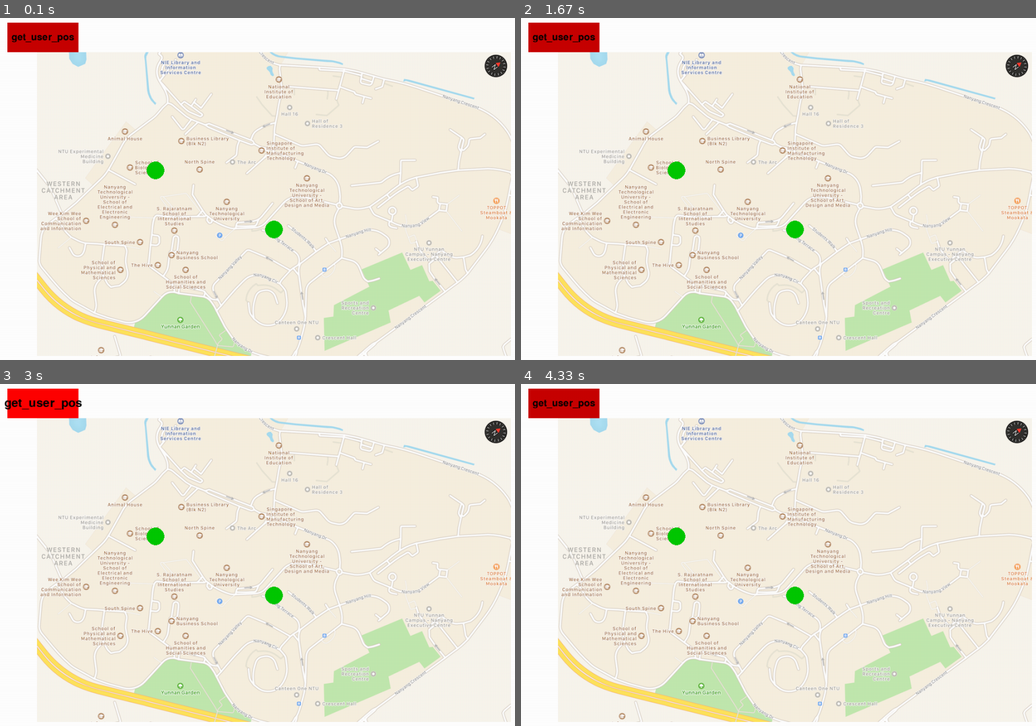
Above: before the commit, frames 1-4 (two rows, left to right).
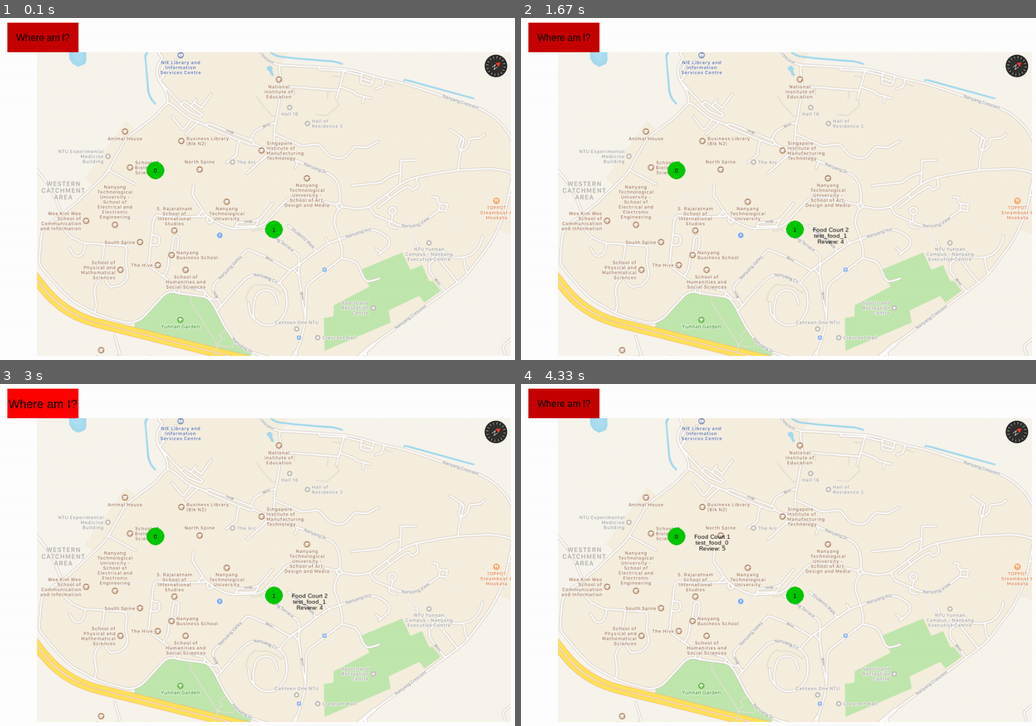
Above: after the commit, the same moments.

Repository: flint-xf-fan/CZ1003
Game: pygame game, started from app.py
Two runs of this game, one before a commit and one after it. Both use one fixed random seed, a clock stepped at 60 frames per second and the inputs below.
Inputs (mouse positions are in pixels of both pictures, inside the frame that each line leads up to):
- Up to frame 1 (0.1 s): no input
- Up to frame 2 (1.67 s): click (675, 168) at 0.38 s, where only the run after the commit has a clickable "0"; click (562, 38) at 0.72 s, where only the run after the commit has a clickable "Where am I?"; click (613, 141) at 1.05 s; click (793, 230) at 1.38 s, where only the run after the commit has a clickable "1"
- Up to frame 3 (3 s): click (41, 404) at 2.72 s, where only the run after the commit has a clickable "Where am I?"
- Up to frame 4 (4.33 s): click (716, 483) at 3.05 s; click (675, 534) at 3.88 s, where only the run after the commit has a clickable "0"

The runs differ from the first frame. In frame 1, 0.2% of the frame differs, in the area x 2-54%, y 4-63%; in frame 2, 0.4%; in frame 3, 0.4%, in the area x 0-64%, y 4-67%; in frame 4, 0.4%.

Commit message:
added interactive buttons for canteens

Diff:
--- a/app.py
+++ b/app.py
@@ -20,12 +20,21 @@
 CANTEENS_PATH = 'assets/canteens.csv'
 MAP_PATH = 'assets/NTUCampus_google.png'
 
-
-# necessary to display text to screen
-def text_objects(text, font):
-    textSurface = font.render(text, True, BLACK)
-    return textSurface, textSurface.get_rect()
-
+# # to be discarded
+# def text_objects(text, font):
+#     textSurface = font.render(text, True, BLACK)
+#     return textSurface, textSurface.get_rect()
+            # button_text = pygame.font.Font("freesansbold.ttf", button_h//3)
+        # textSurf, textRect = text_objects("Where am I?", button_text) ## maybe wrap those as a function
+        # textRect.center = (button_x+(button_w//2), button_y+(button_h//2))
+        # screen.blit(textSurf, textRect)
+
+def draw_text(screen, pos, text, size=5, color=BLACK):
+    # text_surface = pygame.font.Font(font, size).render(text, True, color)
+    text_surface = pygame.font.SysFont("arial", size).render(text, True, color)
+    text_rect = text_surface.get_rect()
+    text_rect.center = pos
+    screen.blit(text_surface, text_rect)
 
 
 ##### functionalities #####
@@ -37,12 +46,14 @@
     waiting = True
     print('Now click one point on the map to get your location')
     while waiting:
-        dt = clock.tick(30) / 1000  # Takes the time between each loop and convert to seconds.
+        dt = clock.tick(FPS) / 1000  # Takes the time between each loop and convert to seconds.
         time -= dt
         for event in pygame.event.get():
             if event.type == pygame.MOUSEBUTTONDOWN:
                 user_pos = event.pos
                 print('Your position is:', user_pos)
+                #
+                return user_pos
                 waiting = False
                 break
 
@@ -70,23 +81,42 @@
     canteens_list = []
 
     for _, row in df.iterrows():
-        canteens_list.append(Canteen(row['name'],
+        canteens_list.append(Canteen(row['id'],
+                                     row['name'],
                                      (row['pos_x'], row['pos_y']),
+                                     row['food_type'],
                                      row['review']))
 
     return canteens_list
 
 def draw_canteens(screen, canteens_list, color=LIGHT_GREEN, radius=15):
-    """
+    """ draw circles to represent the canteens.
+
+    right now only draw the canteen id on top of it. because name can be too lengthy
+    we may implement it an interactive button. So after the user clicks on it, we display the corresponding information
+
     args:
         screen: pygame screen object
         canteens_list: list of canteen objects
         positions: list of canteen positions in (x, y) coords
-    """
+
+    returns:
+        canteenButton_list: list of pygame.rect objects
+    """
+    canteenButton_list = []
+
     for i in range(len(canteens_list)):
         pos = canteens_list[i].pos
-        # name = canteens_list[i].name
+        name = canteens_list[i].name
+        canteen_id = str(canteens_list[i].id)
+
+        canteenButton_list.append(pygame.Rect(pos[0]-radius, pos[1]-radius, radius*2, radius*2))
         pygame.draw.circle(screen, color, pos, radius)
+        draw_text(screen, pos, canteen_id, 10)
+
+    return canteenButton_list
+
+
 
 ##### main program #####
 def main():
@@ -116,48 +146,77 @@
 
     # Loop until the user clicks the close button.
     done = False
-
+    dt = pygame.time.Clock().tick(FPS) / 1000
     while not done:
         for event in pygame.event.get():
             if event.type == pygame.QUIT:
                 done = True
 
-            # # obtain mouse position on click
+            # obtain mouse position on click
             if event.type == pygame.MOUSEBUTTONDOWN:
                 mouse_pos = event.pos  # gets mouse position
 
-                # checks if mouse position is over the button
-
+                # check if mouse position is over the get_user_pos button
                 if button_getUserPos.collidepoint(mouse_pos):
-                    # ask the user to click a position on the map
-                    get_user_pos(screen, 300)
+                    # ask the user to click a position on the map and store it for later use
+                    user_pos = get_user_pos(screen, 10)
+
+                # check if mouse position is over one of the canteen buttons(circle)
+                if 'canteen_buttons' in locals():
+                    for i, canteen_button in enumerate(canteen_buttons):
+                        if canteen_button.collidepoint(mouse_pos):
+                            # canteen_name_temp = canteens_list[i].name
+                            # canteen_pos_temp = canteens_list[i].pos
+                            # draw the information about the cateen near it
+                            canteen_pressed_id = i
+                            canteen_pressed_time = 5
+                            print(canteens_list[i].name)
+                            # draw_text(screen, (canteen_pos_temp[0]+20, canteen_pos_temp[1]), canteen_name_temp, 10, BLACK)
+
 
         ##### clean the screen #####
         screen.fill(WHITE)
 
         ##### app logic #####
         ### test ###
-        # print(distance_a_b(canteen_positions[0], canteen_positions[1]))
+        # check if user_pos has been entered
+        if 'user_pos' in locals():
+            print(user_pos)
 
 
         ##### drawing code goes here #####
         ### display the map ###
         screen.blit(map_img, (map_x, map_y))
         ### draw canteens on the map ###
-        draw_canteens(screen, canteens_list)
+        canteen_buttons = draw_canteens(screen, canteens_list)
+        ### show canteens information after user clicked the button/circle
+        if 'canteen_pressed_id' in locals():
+
+
+            id_temp = canteen_pressed_id
+            canteen_name_temp = canteens_list[id_temp].name
+            canteen_food_temp = canteens_list[id_temp].food_type
+            canteen_review_temp = "Review: " + str(canteens_list[id_temp].review)
+            canteen_pos_temp = canteens_list[id_temp].pos
+            draw_text(screen, (canteen_pos_temp[0]+60, canteen_pos_temp[1]), canteen_name_temp, 10, BLACK)
+            draw_text(screen, (canteen_pos_temp[0]+60, canteen_pos_temp[1]+10), canteen_food_temp, 10, BLACK)
+            draw_text(screen, (canteen_pos_temp[0]+60, canteen_pos_temp[1]+20), canteen_review_temp, 10, BLACK)
+
+            canteen_pressed_time -= dt
+            # wait for 5s
+            if canteen_pressed_time <= 0:
+                del canteen_pressed_id
 
         ### get_user_pos button ###
         mouse = pygame.mouse.get_pos()
         if button_x < mouse[0] < button_x+button_w and button_y < mouse[1] < button_y+button_h: # mouse hover the button
             pygame.draw.rect(screen, [255, 0, 0], button_getUserPos)
-            button_text = pygame.font.Font("freesansbold.ttf", int(button_h/2.5))
+            draw_text(screen, (button_x+(button_w//2), button_y+(button_h//2)), "Where am I?", int(button_h/2.5), color=BLACK)
         else:
             pygame.draw.rect(screen, [200, 0, 0], button_getUserPos)  # button
-            button_text = pygame.font.Font("freesansbold.ttf", button_h//3)
-
-        textSurf, textRect = text_objects("get_user_pos", button_text)
-        textRect.center = (button_x+(button_w//2), button_y+(button_h//2))
-        screen.blit(textSurf, textRect)
+            draw_text(screen, (button_x+(button_w//2), button_y+(button_h//2)), "Where am I?", button_h//3, color=BLACK)
+
+
 
 
 
--- a/assets/canteens.csv
+++ b/assets/canteens.csv
@@ -1,3 +1,3 @@
-id,name,pos_x,pos_y,review
-0,Food Court 1,300,300,5
-1,Food Court 2,500,400,4
+id,name,pos_x,pos_y,food_type,review
+0,Food Court 1,300,300,test_food_0,5
+1,Food Court 2,500,400,test_food_1,4
--- a/canteen_class.py
+++ b/canteen_class.py
@@ -1,6 +1,8 @@
 class Canteen(object):
-    def __init__(self, name, pos, review):
+    def __init__(self, id, name, pos, food_type, review):
+        self.id = id
         self.name = name
         self.pos = pos
+        self.food_type = food_type
         self.review = review
         # more attributes to fill in
